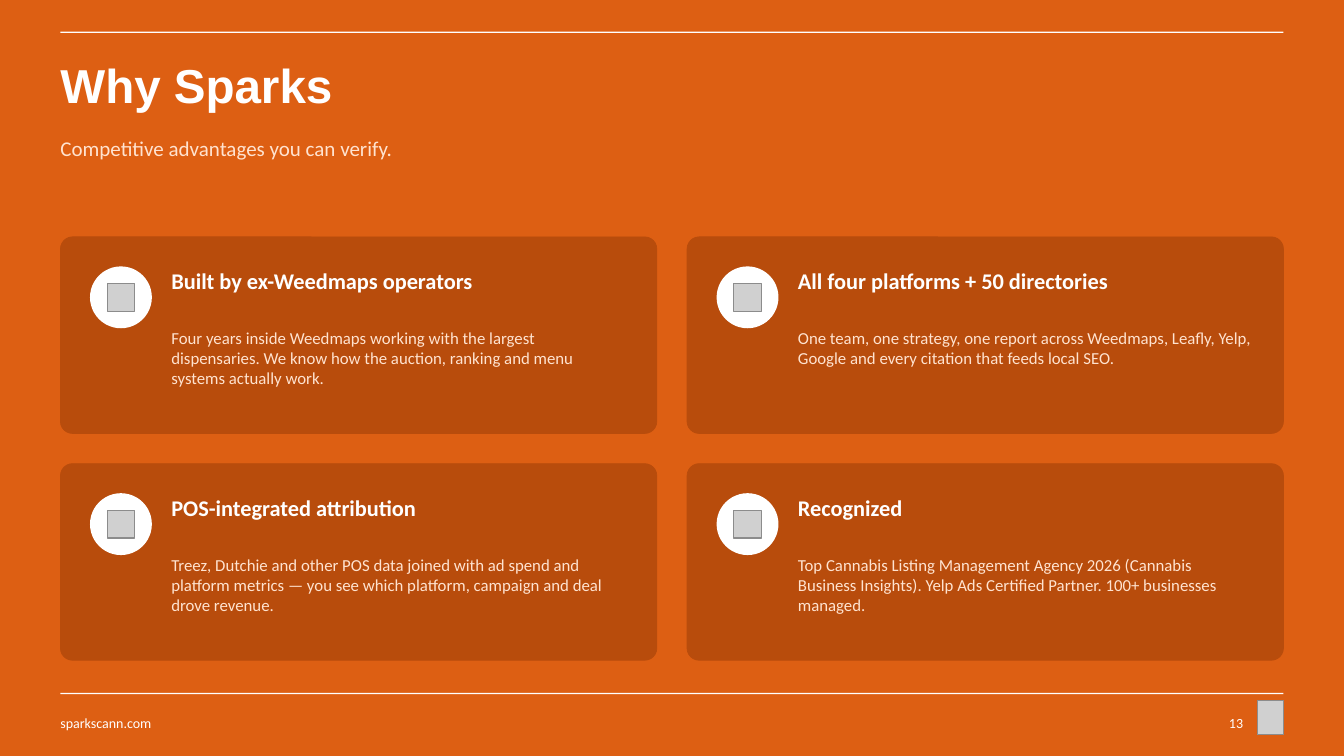
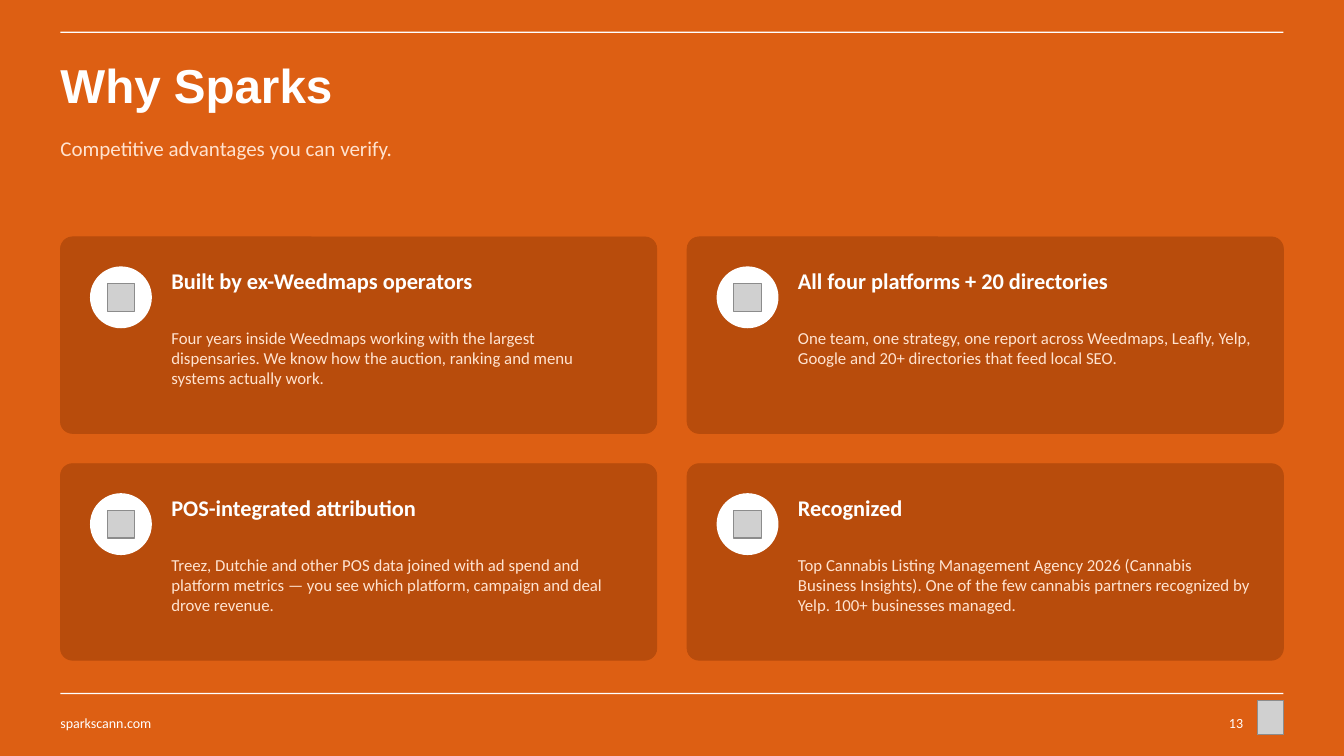
Before and after one commit to sparksmanagement/pitchdeckspecialist, a slide deck: slide 13 of decks/Sparks-x-example-green-valley.pptx. Drawn at 1344x756 pixels with LibreOffice and Linux fonts; fonts in the diff are those of the drawing; grey boxes stand for pictures. Boxes give left, top, right and bottom in pixels: in the first picture for what was removed or moved away, otherwise in the second. Text is boxed around its words. In the diff, an @@ line names an element or a change of style, - is before the commit and + after.

```diff
--- a/decks/Sparks-x-example-green-valley.pptx
+++ b/decks/Sparks-x-example-green-valley.pptx
@@ text at bbox=[798, 273, 1108, 293]: text changed @@
-All four platforms + 50 directories
+All four platforms + 20 directories
@@ text at bbox=[798, 332, 1251, 367]: text changed @@
-One team, one strategy, one report across Weedmaps, Leafly, Yelp, Google and every citation that feeds local SEO.
+One team, one strategy, one report across Weedmaps, Leafly, Yelp, Google and 20+ directories that feed local SEO.
@@ text at bbox=[798, 559, 1249, 614]: text changed @@
-Top Cannabis Listing Management Agency 2026 (Cannabis Business Insights). Yelp Ads Certified Partner. 100+ businesses managed.
+Top Cannabis Listing Management Agency 2026 (Cannabis Business Insights). One of the few cannabis partners recognized by Yelp. 100+ businesses managed.
```
Also in this commit, not shown: 3 other slides changed, 8 other files.
